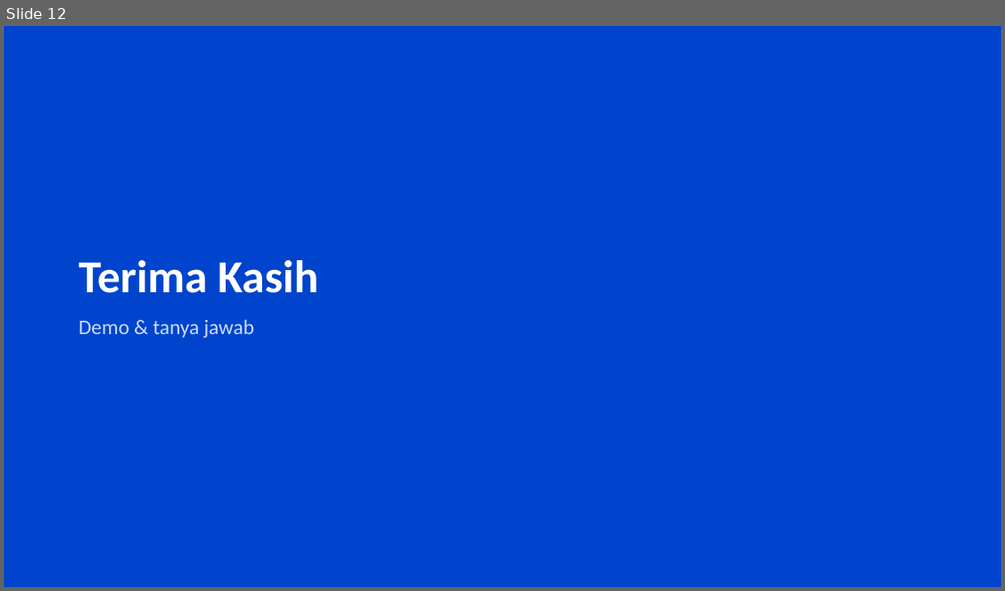
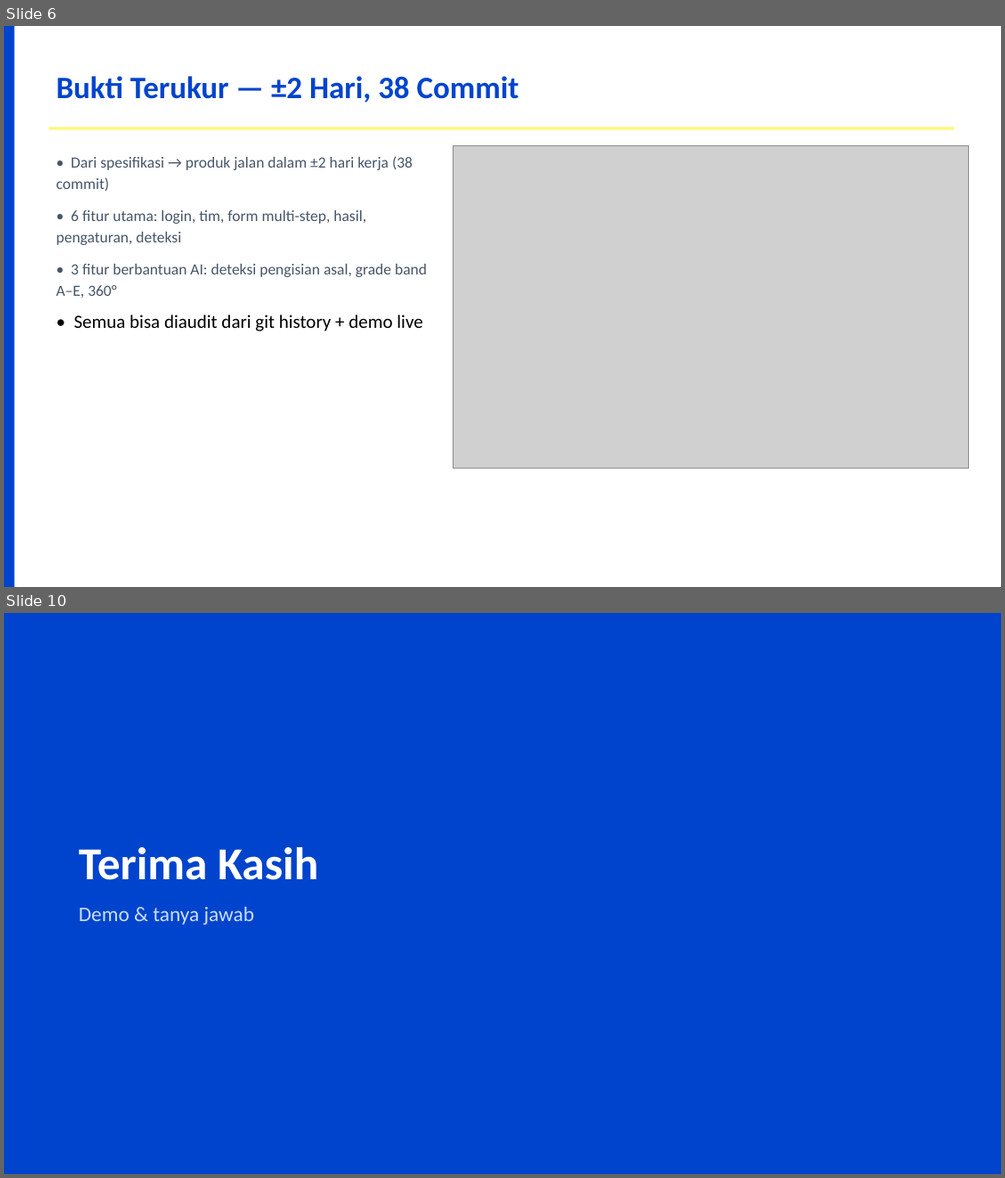
Before and after one commit to dhenta312/hackathon-appraisal, a slide deck: Presentasi-Penilaian-Kinerja.pptx. Shown one above the other, each under a label of ours: slide 12 before the commit, slides 6 and 10 after it; the slides between them are not shown. The pictures are 1005x591 and 1005x1178 pixels, drawn with LibreOffice and Linux fonts; fonts in the diff are those of the drawing; grey boxes stand for pictures. Boxes give left, top, right and bottom in pixels: in the first picture for what was removed or moved away, otherwise in the second. Text is boxed around its words. In the diff, an @@ line names an element or a change of style, - is before the commit and + after.

```diff
--- a/Presentasi-Penilaian-Kinerja.pptx
+++ b/Presentasi-Penilaian-Kinerja.pptx
@@ slide 6 added at box(4, 26, 1001, 587), background #FFFFFF @@
@@ rectangle added at box(4, 26, 15, 587), fill #0044CD @@
@@ text added at box(57, 76, 519, 103), 30 pt, text #0044CD, bold @@
+Bukti Terukur — ±2 Hari, 38 Commit
@@ rectangle added at box(48, 127, 954, 130), fill #FFF67A @@
@@ text added at box(57, 156, 427, 331), 15 pt, text #475569 @@
+• Dari spesifikasi → produk jalan dalam ±2 hari kerja (38 commit)
+• 6 fitur utama: login, tim, form multi-step, hasil, pengaturan, deteksi
+• 3 fitur berbantuan AI: deteksi pengisian asal, grade band A–E, 360°
+• Semua bisa diaudit dari git history + demo live
@@ picture added at box(453, 145, 969, 468) @@
@@ what was slide 12 is now slide 10 @@
```
Also in this commit, not shown: 2 slides changed, 6 other slides added, 9 slides removed, 2 other files.
